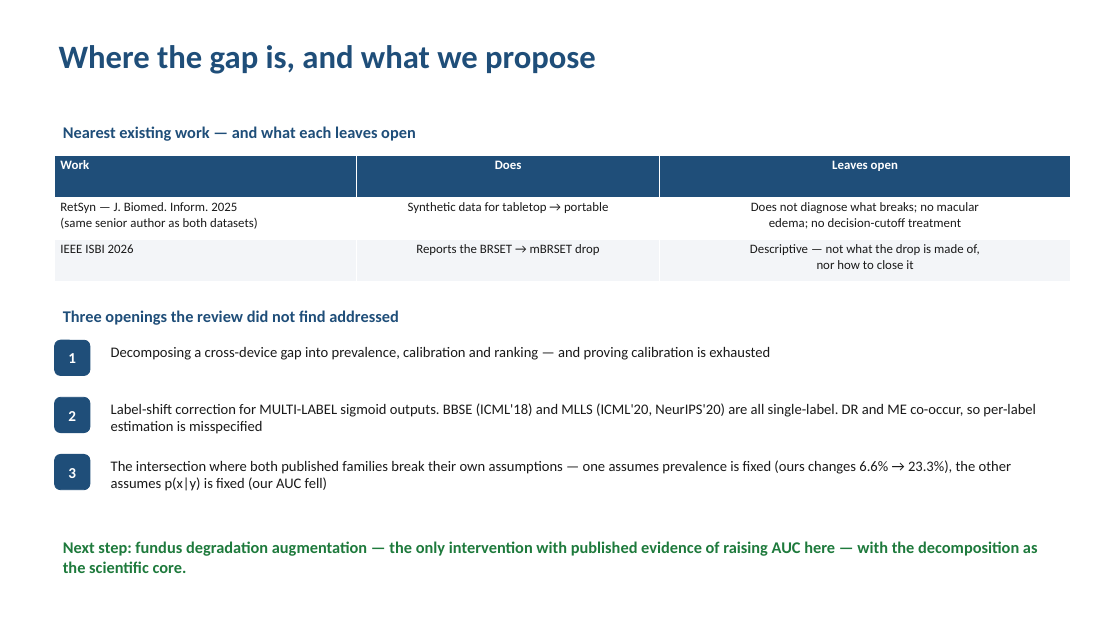
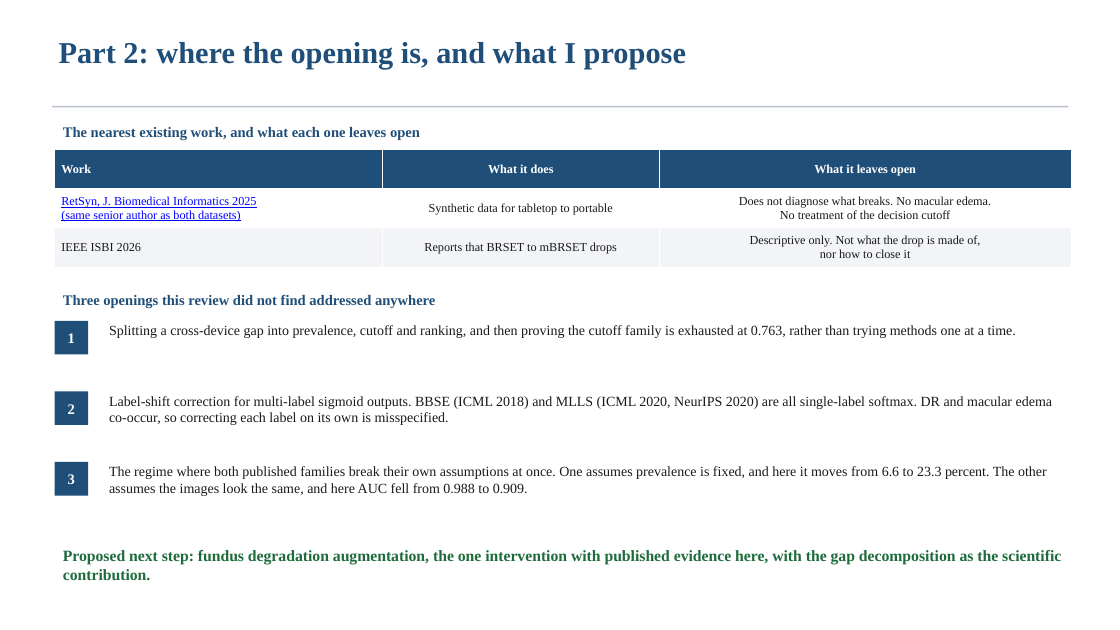
Before and after one commit to Sahith59/brset-convnextv2, a slide deck: slide 8 of presentation/BRSET_Part2_LiteratureReview.pptx (slide 5 before the commit). Drawn at 1120x630 pixels with LibreOffice and Linux fonts; fonts in the diff are those of the drawing. Boxes give left, top, right and bottom in pixels: in the first picture for what was removed or moved away, otherwise in the second. Text is boxed around its words. In the diff, an @@ line names an element or a change of style, - is before the commit and + after.

Commit message:
add the Part 2 running deck and a two-page literature review
BRSET_to_mBRSET_Part2.pptx is the live working deck for the cross-device
problem: the problem, the measured starting line, the gap decomposition, the
literature table with live links, and a seven-step plan. Slides are added as
results land.

The literature review was cut from 2,923 words to 1,019 so it can be read in
five minutes. Monochrome Times New Roman throughout, since coloured headings
and blue links read as decoration rather than content. Everything that was not
a decision, a number, or a citation is gone.

Its substance is the negative result. Three of the four approaches worth
trying are published failures in this exact setting: adversarial adaptation
collapses on real tabletop-to-portable fundus data (MICCAI 2022), domain
generalization does not reliably beat plain training (ICLR 2021), and
test-time adaptation loses up to 66 points under prior shift (CVPR 2022).
Degradation augmentation is the only survivor with peer-reviewed evidence.

The three closest competitors are named rather than omitted: Joseph et al.
(BMJ Open Ophthalmology 2025) adapts across cameras but in the opposite
direction and never treats the cutoff; Roschewitz et al. (MICCAI 2025)
identifies which shift occurred but does not price it; Park et al. (ICCV 2023)
handles joint covariate and label shift but only for single-label softmax.

deck_common.py factors the shared typography out of both build scripts.

```diff
--- a/presentation/BRSET_Part2_LiteratureReview.pptx
+++ b/presentation/BRSET_Part2_LiteratureReview.pptx
@@ text at [59,42,686,69]: text changed; size 28 to 26 pt; font Calibri to Times New Roman @@
-Where the gap is, and what we propose
+Part 2: where the opening is, and what I propose
@@ rectangle added at [52,106,1069,108], fill #B8C2CE @@
@@ text at [63,127,420,141]: text changed; size 14 to 12.5 pt; font Calibri to Times New Roman @@
-Nearest existing work — and what each leaves open
+The nearest existing work, and what each one leaves open
@@ table at [55,150,1071,267] @@
-row 1, column 2: Does
+row 1, column 2: What it does
-row 1, column 3: Leaves open
+row 1, column 3: What it leaves open
-row 2: RetSyn — J. Biomed. Inform. 2025 / (same senior author as both datasets) | Synthetic data for tabletop → portable | Does not diagnose what breaks; no macular / edema; no decision-cutoff treatment
+row 2: RetSyn, J. Biomedical Informatics 2025 / (same senior author as both datasets) | Synthetic data for tabletop to portable | Does not diagnose what breaks. No macular edema. / No treatment of the decision cutoff
-row 3, column 2: Reports the BRSET → mBRSET drop
+row 3, column 2: Reports that BRSET to mBRSET drops
-row 3, column 3: Descriptive — not what the drop is made of, / nor how to close it
+row 3, column 3: Descriptive only. Not what the drop is made of, / nor how to close it
@@ fill #F3F5F8 to #F2F4F7 in row 3 @@
@@ size 11 to 10.5 pt, font Calibri to Times New Roman in "Work", "IEEE ISBI 2026" @@
@@ table: place and size @@
-table at [55,155,1071,281]
+table at [55,150,1071,267]
@@ text at [63,294,435,309]: text changed; size 14 to 12.5 pt; font Calibri to Times New Roman @@
-Three openings the review did not find addressed
+Three openings this review did not find addressed anywhere
@@ size 13 to 12.5 pt, font Calibri to Times New Roman; rounded rectangle to rectangle; outline #1F4E79 0.75 pt to none in 3 elements at [55,392,88,425], [55,462,88,496], [55,321,88,355] @@
@@ rectangle "1": place and size @@
-rectangle "1" at [55,340,90,376]
+rectangle "1" at [55,321,88,355]
@@ text at [109,325,1016,338]: text changed; size 12.5 to 12 pt; font Calibri to Times New Roman @@
-Decomposing a cross-device gap into prevalence, calibration and ranking — and proving calibration is exhausted
+Splitting a cross-device gap into prevalence, cutoff and ranking, and then proving the cutoff family is exhausted at 0.763, rather than trying methods one at a time.
@@ rectangle "2": place and size @@
-rectangle "2" at [55,397,90,433]
+rectangle "2" at [55,392,88,425]
@@ text at [109,396,1052,425]: text changed; size 12.5 to 12 pt; font Calibri to Times New Roman @@
-Label-shift correction for MULTI-LABEL sigmoid outputs. BBSE (ICML'18) and MLLS (ICML'20, NeurIPS'20) are all single-label. DR and ME co-occur, so per-label estimation is misspecified
+Label-shift correction for multi-label sigmoid outputs. BBSE (ICML 2018) and MLLS (ICML 2020, NeurIPS 2020) are all single-label softmax. DR and macular edema co-occur, so correcting each label on its own is misspecified.
@@ rectangle "3": place and size @@
-rectangle "3" at [55,455,90,490]
+rectangle "3" at [55,462,88,496]
@@ text at [109,466,1047,496]: text changed; size 12.5 to 12 pt; font Calibri to Times New Roman @@
-The intersection where both published families break their own assumptions — one assumes prevalence is fixed (ours changes 6.6% → 23.3%), the other assumes p(x|y) is fixed (our AUC fell)
+The regime where both published families break their own assumptions at once. One assumes prevalence is fixed, and here it moves from 6.6 to 23.3 percent. The other assumes the images look the same, and here AUC fell from 0.988 to 0.909.
@@ text at [63,550,1061,580]: text changed; size 14 to 13.5 pt; font Calibri to Times New Roman; text colour #1E7A3C to #1E6B3C @@
-Next step: fundus degradation augmentation — the only intervention with published evidence of raising AUC here — with the decomposition as the scientific core.
+Proposed next step: fundus degradation augmentation, the one intervention with published evidence here, with the gap decomposition as the scientific contribution.
```
Also in this commit, not shown: 2 other slides changed, 6 slides added, 3 slides removed, 6 other files.
